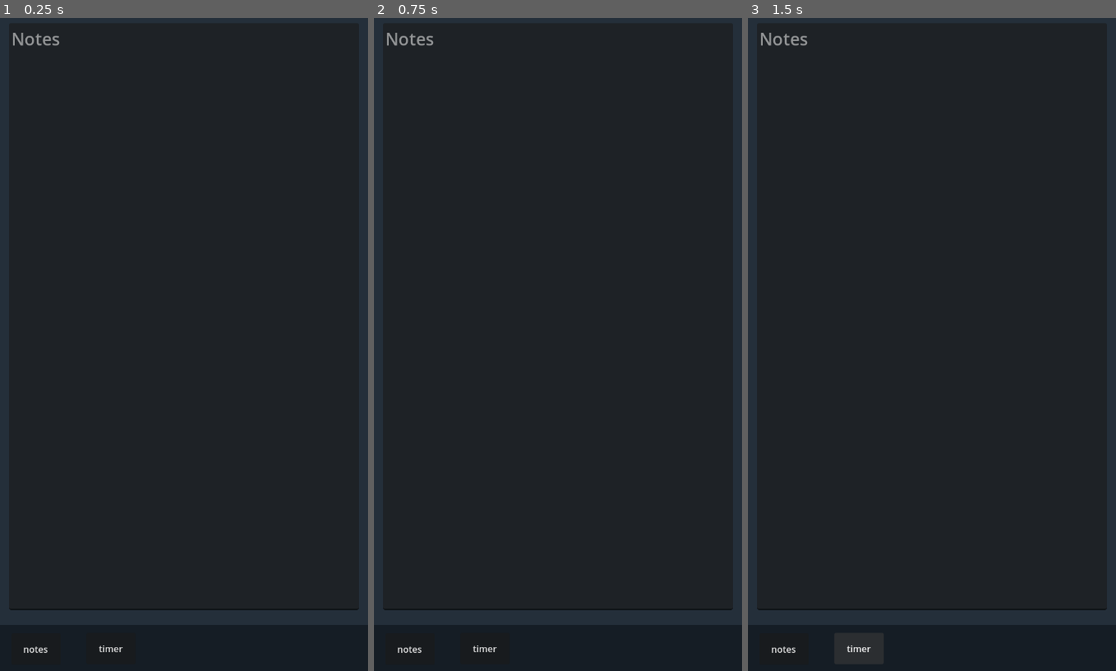
Above: before the commit, frames 1-3 (left to right).
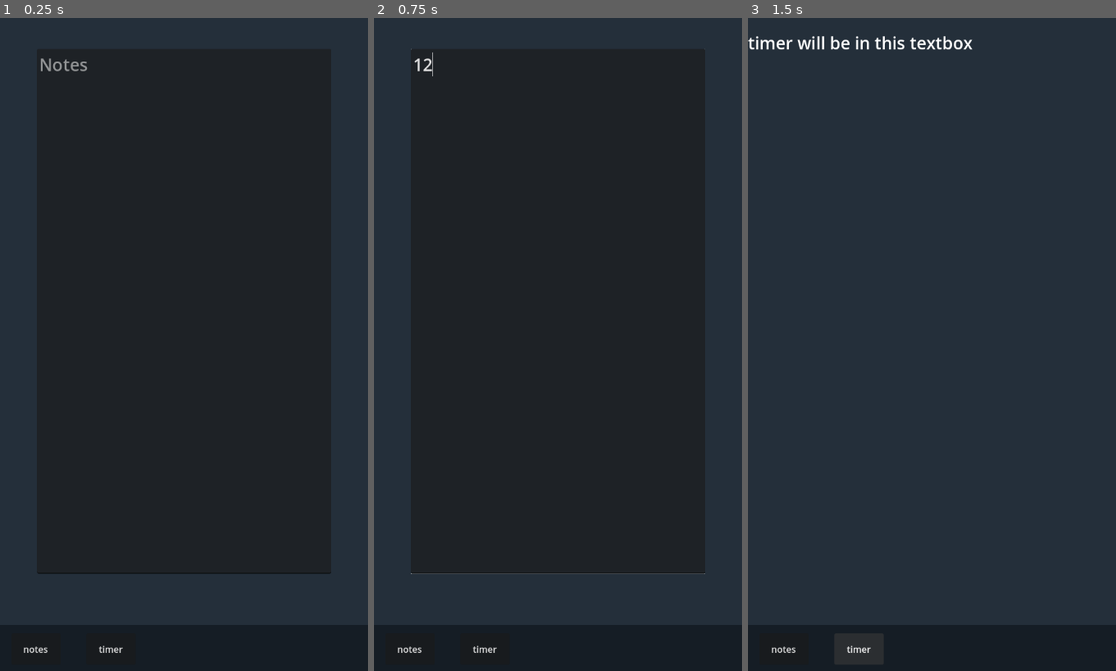
Above: after the commit, the same moments.

Repository: Visio-Lumen/ayro
Game: Godot game, scene res://textbox.tscn
The game is run twice, just before and just after one commit, with the same random seed, the same clock (stepped at 60 frames per second) and the same inputs.
Inputs (mouse positions are in pixels of both pictures, inside the frame that each line leads up to):
- Up to frame 1 (0.25 s): no input
- Up to frame 2 (0.75 s): click (558, 318) at 0.52 s; type "12" at 0.6 s
- Up to frame 3 (1.5 s): click "timer" at 1.25 s

The runs differ from the first frame. In frame 1, 0.5% of the frame differs, in the area x 2-98%, y 2-98%; in frame 2, 0.5%; in frame 3, 0.9%, in the area x 0-98%, y 2-98%.

Commit message:
fixed some bugs and made notes kinda work better
also made everything relative instead of precise

Diff:
--- a/Background.gd
+++ b/Background.gd
@@ -4,6 +4,7 @@
 # Called when the node enters the scene tree for the first time.
 func _ready():
 	position = $"..".position
+	size = get_viewport_rect().size
 
 
 # Called every frame. 'delta' is the elapsed time since the previous frame.
--- /dev/null
+++ b/Notes.gd
@@ -0,0 +1,8 @@
+extends TextEdit
+
+func _ready():
+	size = get_viewport_rect().size * .8
+	position.x = get_viewport_rect().size.x - size.x
+	position.y = get_viewport_rect().size.y - size.y
+	position /= 2
+	position.y -= 55
--- a/button1.gd
+++ b/button1.gd
@@ -7,5 +7,6 @@
 	position.y = $"../button2".position.y
 
 
+
 func _on_pressed():
 	get_tree().change_scene_to_file("res://timer.tscn")
--- a/button2.gd
+++ b/button2.gd
@@ -7,5 +7,5 @@
 
 
 # Called every frame. 'delta' is the elapsed time since the previous frame.
-func _process(delta):
+func _on_pressed():
 	get_tree().change_scene_to_file("res://textbox.tscn")
--- a/textbox.tscn
+++ b/textbox.tscn
@@ -1,7 +1,8 @@
-[gd_scene load_steps=4 format=3 uid="uid://c083yn3qqnli4"]
+[gd_scene load_steps=5 format=3 uid="uid://c083yn3qqnli4"]
 
 [ext_resource type="Script" path="res://Background.gd" id="1_7jdan"]
 [ext_resource type="PackedScene" uid="uid://cov8qj3jrd2bo" path="res://taskbar.tscn" id="1_qmequ"]
+[ext_resource type="Script" path="res://Notes.gd" id="2_73tt5"]
 
 [sub_resource type="Theme" id="Theme_gjd2g"]
 default_font_size = 30
@@ -15,11 +16,10 @@
 script = ExtResource("1_7jdan")
 
 [node name="Notes" type="TextEdit" parent="."]
-offset_left = 16.0
-offset_top = 15.0
-offset_right = 632.0
-offset_bottom = 1045.0
+offset_right = 8.0
+offset_bottom = 8.0
 theme = SubResource("Theme_gjd2g")
 placeholder_text = "Notes"
+script = ExtResource("2_73tt5")
 
 [node name="taskbar" parent="." instance=ExtResource("1_qmequ")]
